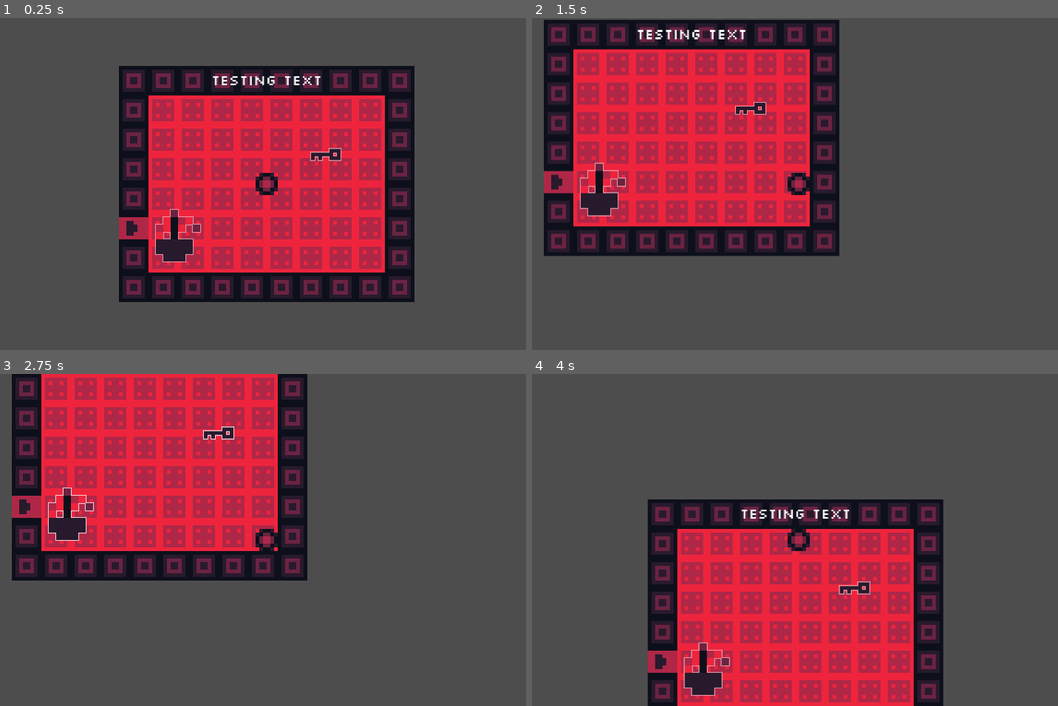
Above: before the commit, frames 1-4 (two rows, left to right).
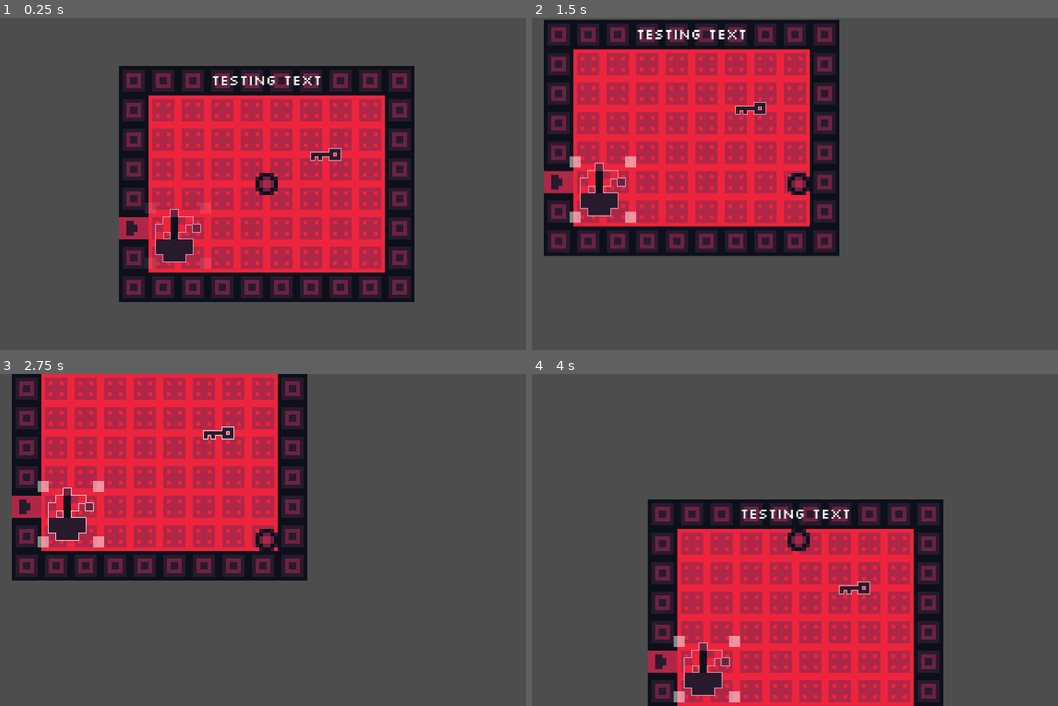
Above: after the commit, the same moments.

Repository: GriffinBaxter/Scaled-To-Nothing
Game: Godot game, scene res://Scenes/main.tscn
The game is run twice, just before and just after one commit, with the same random seed, the same clock (stepped at 60 frames per second) and the same inputs.
Inputs (mouse positions are in pixels of both pictures, inside the frame that each line leads up to):
- Up to frame 1 (0.25 s): no input
- Up to frame 2 (1.5 s): tap Enter at 0.5 s; move the mouse to (710, 237) at 0.52 s; press the mouse at (710, 237) at 0.53 s; hold D (right) 0.53-1.28 s; move the mouse to (679, 200) at 1.27 s; release the mouse at (679, 200) at 1.28 s; hold S (down) from 1.28 s (still down); click (679, 200) at 1.35 s
- Up to frame 3 (2.75 s): tap Space at 2 s; move the mouse to (326, 466) at 2.02 s; release S (down) at 2.03 s; press the mouse at (326, 466) at 2.03 s; hold D (right) from 2.03 s (still down)
- Up to frame 4 (4 s): move the mouse to (768, 606) at 2.77 s; release D (right) at 2.78 s; release the mouse at (768, 606) at 2.78 s; hold W (up) 2.78-3.53 s; click (768, 606) at 2.85 s; move the mouse to (973, 589) at 3.52 s; press the mouse at (973, 589) at 3.53 s; hold A (left) from 3.53 s (still down)

The runs differ from the first frame. In frame 2, 0.3% of the frame differs, in the area x 7-20%, y 41-62%; in frame 3, 0.3%; in frame 4, 0.3%.

Commit message:
Added corners when scaling

Diff:
--- a/Scripts/object_scaling.gd
+++ b/Scripts/object_scaling.gd
@@ -1,4 +1,6 @@
 extends Area2D
+
+enum CornerPos { NONE, TOP_LEFT, TOP_RIGHT, BOTTOM_LEFT, BOTTOM_RIGHT }
 
 const SCALE_SPEED = 0.1
 const POSITION_OFFSET = 3.25
@@ -6,18 +8,52 @@
 var mouse_entered_object = false
 var body_entered_object = false
 var original_scale = Vector2(1, 1)
+var selected_corner: CornerPos = CornerPos.NONE
 
 
 func _ready() -> void:
 	original_scale = scale
 
 
+func _draw() -> void:
+	const OFFSET = 3.
+	const SQUARE_SIZE = Vector2(1.5, 1.5)
+	const ACTIVE_COLOR = Color(1, 1, 1, 1)
+	var color = Color(1, 1, 1, 0.5) if mouse_entered_object else Color(1, 1, 1, 0.1)
+	draw_set_transform(Vector2(-position.x, -position.y))
+
+	# top left
+	var top_left_rect = Rect2(
+		Vector2(
+			global_position.x - OFFSET - SQUARE_SIZE.x, global_position.y - OFFSET - SQUARE_SIZE.y
+		),
+		SQUARE_SIZE
+	)
+	draw_rect(top_left_rect, ACTIVE_COLOR if selected_corner == CornerPos.TOP_LEFT else color)
+
+	# top right
+	var top_right_rect = Rect2(
+		Vector2(global_position.x + OFFSET, global_position.y - OFFSET - SQUARE_SIZE.y), SQUARE_SIZE
+	)
+	draw_rect(top_right_rect, ACTIVE_COLOR if selected_corner == CornerPos.TOP_RIGHT else color)
+
+	# bottom left
+	var bottom_left_rect = Rect2(
+		Vector2(global_position.x - OFFSET - SQUARE_SIZE.x, global_position.y + OFFSET), SQUARE_SIZE
+	)
+	draw_rect(bottom_left_rect, ACTIVE_COLOR if selected_corner == CornerPos.BOTTOM_LEFT else color)
+
+	# bottom right
+	var bottom_right_rect = Rect2(
+		Vector2(global_position.x + OFFSET, global_position.y + OFFSET), SQUARE_SIZE
+	)
+	draw_rect(
+		bottom_right_rect, ACTIVE_COLOR if selected_corner == CornerPos.BOTTOM_RIGHT else color
+	)
+
+
 func _input(event: InputEvent) -> void:
-	if (
-		event is InputEventMouseMotion
-		and mouse_entered_object
-		and Input.is_action_pressed("left_mouse")
-	):
+	if event is InputEventMouseMotion and mouse_entered_object:
 		var scale_amount = SCALE_SPEED
 		var to_move_position = Vector2(0, 0)
 		var global_mouse_position = get_global_mouse_position()
@@ -27,6 +63,7 @@
 			(global_mouse_position - global_position).x < 0
 			and (global_mouse_position - global_position).y < 0
 		):
+			update_corner(CornerPos.TOP_LEFT)
 			scale_amount *= -event.relative.x - event.relative.y
 			to_move_position = Vector2(-POSITION_OFFSET, -POSITION_OFFSET)
 
@@ -35,6 +72,7 @@
 			(global_mouse_position - global_position).x > 0
 			and (global_mouse_position - global_position).y < 0
 		):
+			update_corner(CornerPos.TOP_RIGHT)
 			scale_amount *= event.relative.x - event.relative.y
 			to_move_position = Vector2(POSITION_OFFSET, -POSITION_OFFSET)
 
@@ -43,6 +81,7 @@
 			(global_mouse_position - global_position).x < 0
 			and (global_mouse_position - global_position).y > 0
 		):
+			update_corner(CornerPos.BOTTOM_LEFT)
 			scale_amount *= -event.relative.x + event.relative.y
 			to_move_position = Vector2(-POSITION_OFFSET, POSITION_OFFSET)
 
@@ -51,28 +90,39 @@
 			(global_mouse_position - global_position).x > 0
 			and (global_mouse_position - global_position).y > 0
 		):
+			update_corner(CornerPos.BOTTOM_RIGHT)
 			scale_amount *= event.relative.x + event.relative.y
 			to_move_position = Vector2(POSITION_OFFSET, POSITION_OFFSET)
 
 		else:
+			selected_corner = CornerPos.NONE
 			scale_amount *= 0
 
-		var to_scale = Vector2(scale_amount, scale_amount)
-		if scale + to_scale > original_scale * 2:
-			scale = original_scale * 2
-		elif scale + to_scale < original_scale * 0.5:
-			scale = original_scale * 0.5
-		elif scale_amount < 0 or (scale_amount >= 0 and not body_entered_object):
-			scale += to_scale
-			position += to_move_position * scale_amount
+		if Input.is_action_pressed("left_mouse"):
+			var to_scale = Vector2(scale_amount, scale_amount)
+			if scale + to_scale > original_scale * 2:
+				scale = original_scale * 2
+			elif scale + to_scale < original_scale * 0.5:
+				scale = original_scale * 0.5
+			elif scale_amount < 0 or (scale_amount >= 0 and not body_entered_object):
+				scale += to_scale
+				position += to_move_position * scale_amount
+
+
+func update_corner(corner: CornerPos) -> void:
+	if selected_corner != corner:
+		selected_corner = corner
+		queue_redraw()
 
 
 func _on_mouse_entered() -> void:
 	mouse_entered_object = true
+	queue_redraw()
 
 
 func _on_mouse_exited() -> void:
 	mouse_entered_object = false
+	update_corner(CornerPos.NONE)
 
 
 func _on_body_entered(_body: Node2D) -> void:
